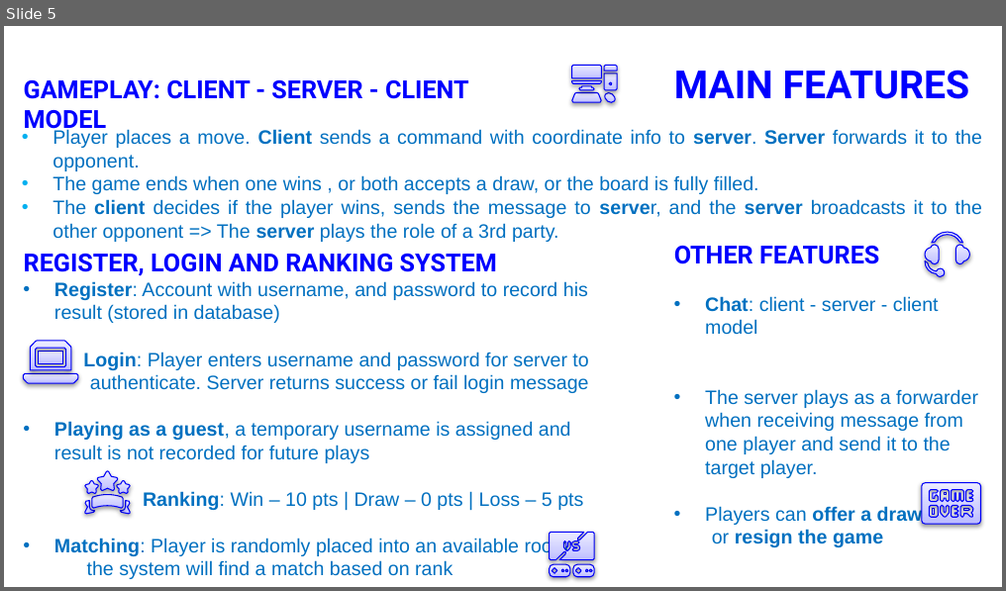
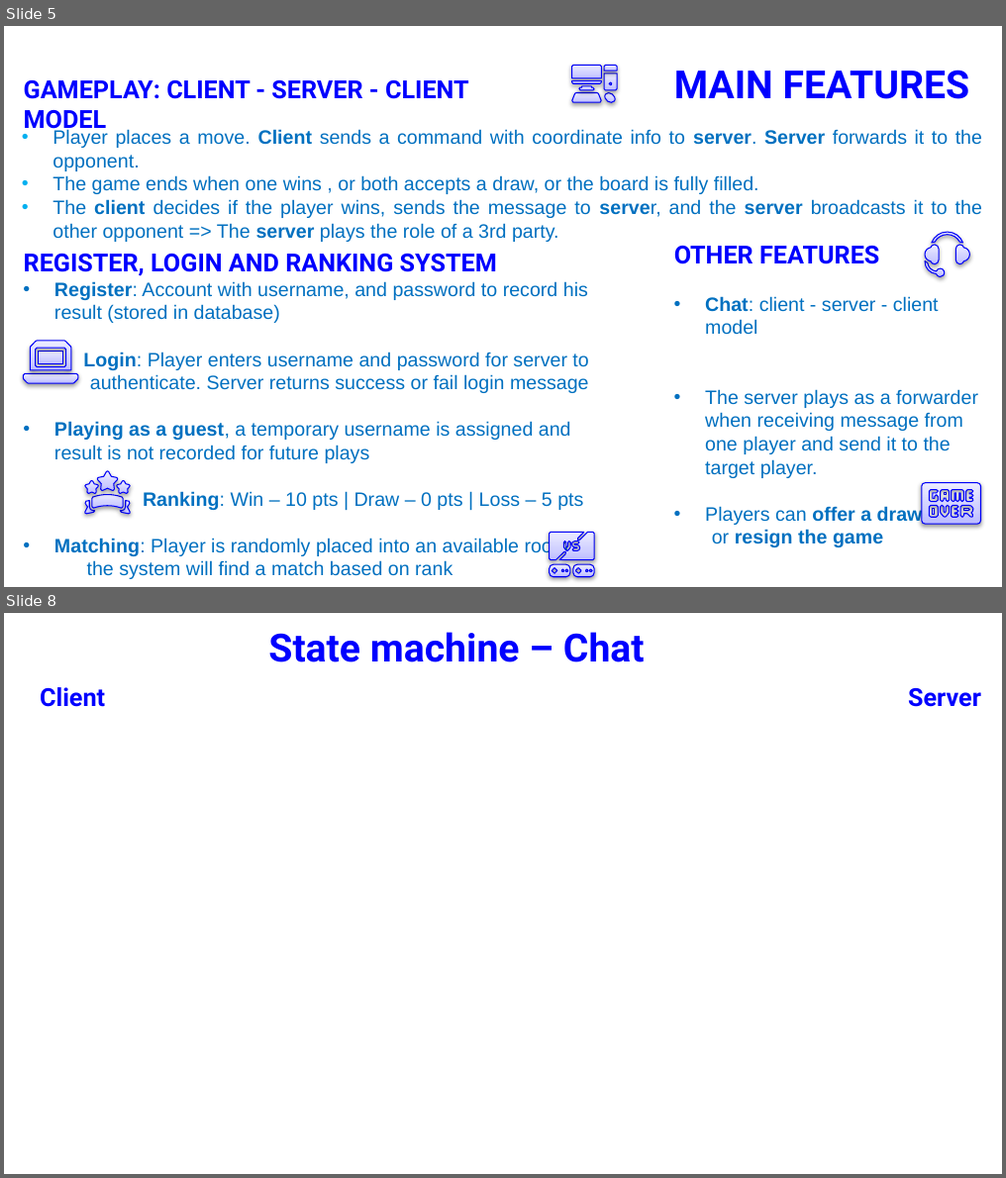
Before and after one commit to ntmchau2202/Network-Programming-20202, a slide deck: Presentation/week2-architecture/NP-group3-Caro-week2.pptx. Shown one above the other, each under a label of ours: slide 5 before the commit, slides 5 and 8 after it; the slides between them are not shown. The pictures are 1006x591 and 1006x1178 pixels, drawn with LibreOffice and Linux fonts; fonts in the diff are those of the drawing; background and template pictures are left out. Boxes give left, top, right and bottom in pixels: in the first picture for what was removed or moved away, otherwise in the second. Text is boxed around its words. In the diff, an @@ line names an element or a change of style, - is before the commit and + after.

```diff
--- a/Presentation/week2-architecture/NP-group3-Caro-week2.pptx
+++ b/Presentation/week2-architecture/NP-group3-Caro-week2.pptx
@@ slide 8 added at (4, 613, 1002, 1174), background picture (left out) @@
@@ title added at (268, 632, 645, 663), 28 pt, text #0000FE, bold @@
+State machine – Chat
@@ text added at (40, 687, 105, 707), 18 pt, text #0000FE, bold @@
+Client
@@ text added at (908, 688, 981, 707), 18 pt, text #0000FE, bold @@
+Server
```
Also in this commit, not shown: 3 slides changed, 1 other slide added, 2 other files.
